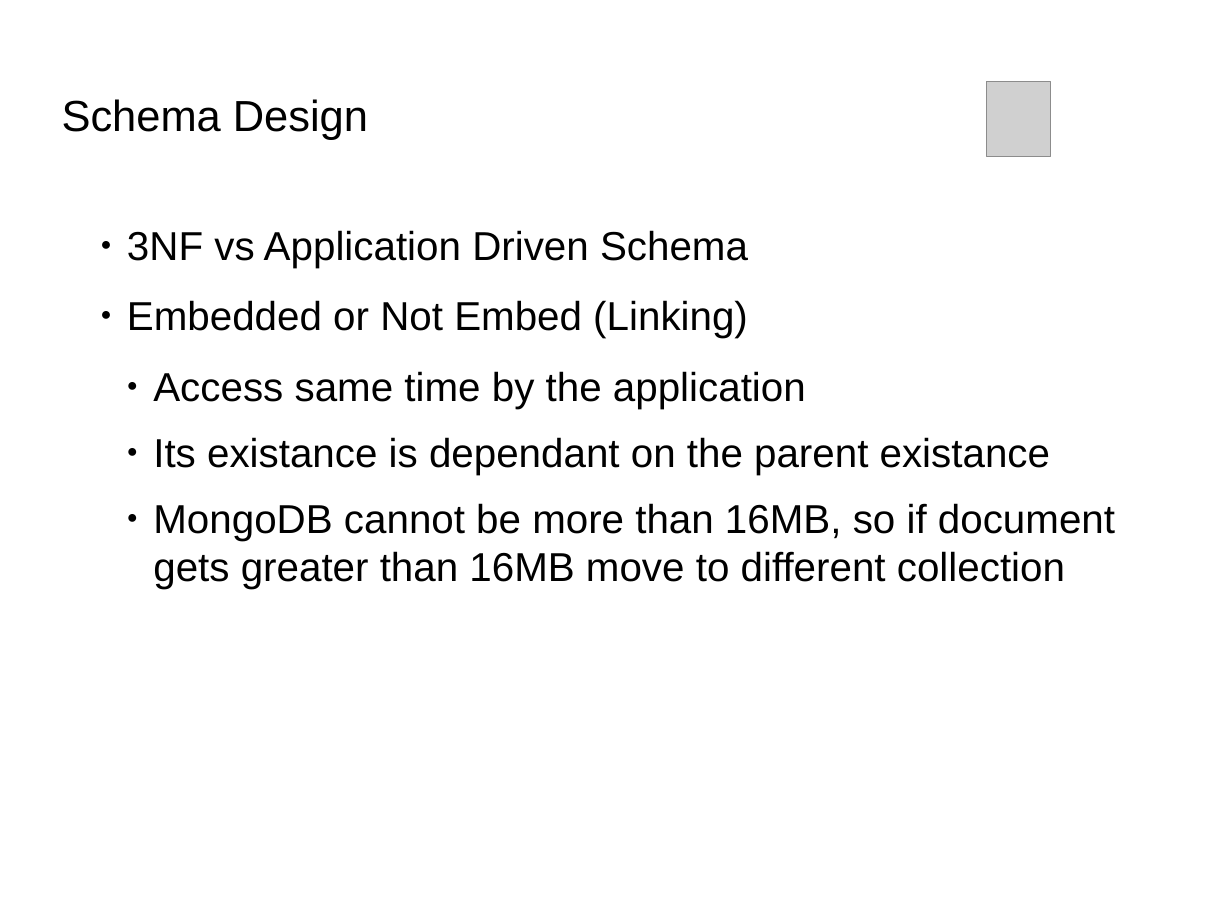
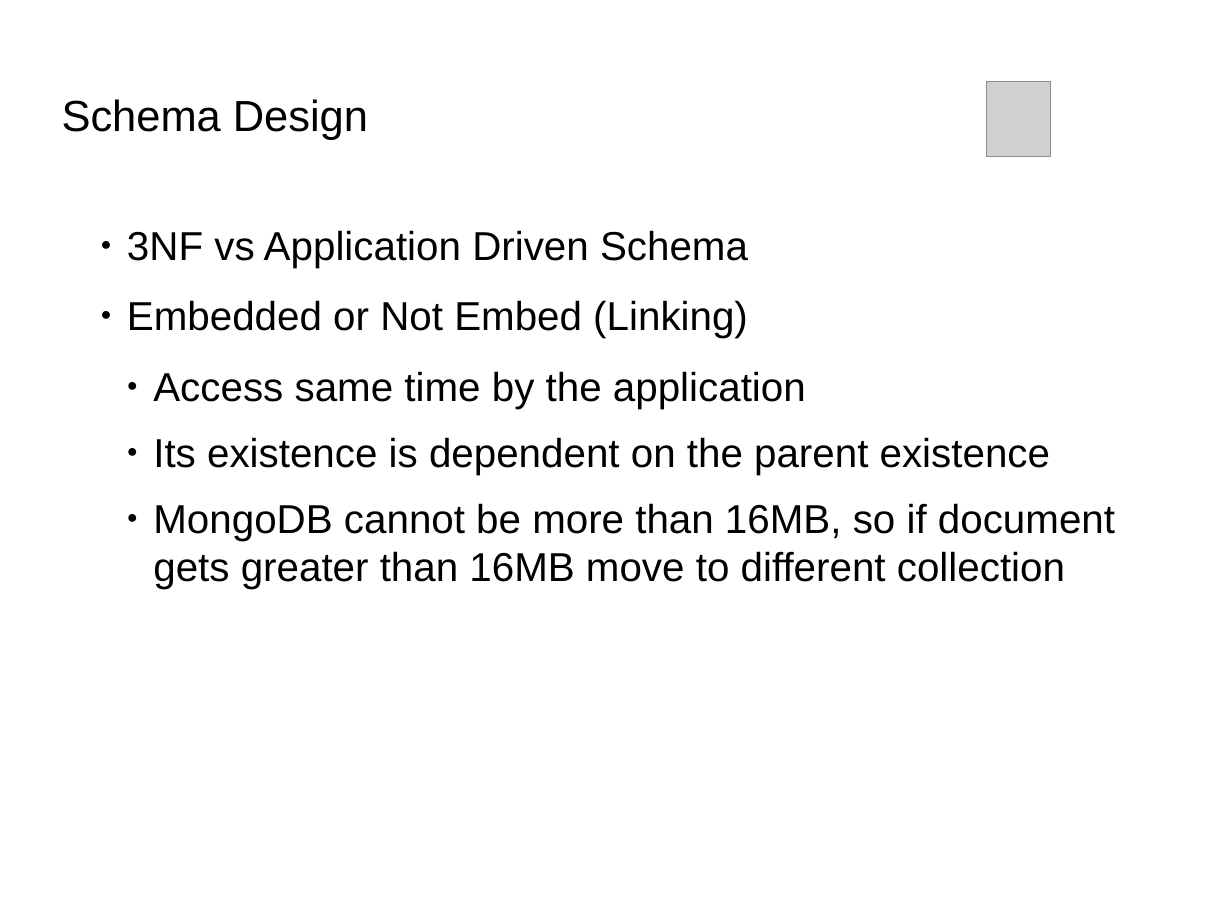
Before and after one commit to Bhakti/mongo_session, a slide deck: slide 18 of MongoDB_Session.odp (slide 14 before the commit). Drawn at 1232x924 pixels with LibreOffice and Linux fonts; fonts in the diff are those of the drawing; grey boxes stand for pictures; background and template pictures are left out. Boxes give left, top, right and bottom in pixels: in the first picture for what was removed or moved away, otherwise in the second. Text is boxed around its words. In the diff, an @@ line names an element or a change of style, - is before the commit and + after.

```diff
--- a/MongoDB_Session.odp
+++ b/MongoDB_Session.odp
@@ text at box(153, 437, 1050, 475): text changed @@
-  ● Its existance is dependant on the parent existance
+  ● Its existence is dependent on the parent existence
```
Also in this commit, not shown: 11 other slides changed, 8 slides added, 1 slide removed, 5 other files.
